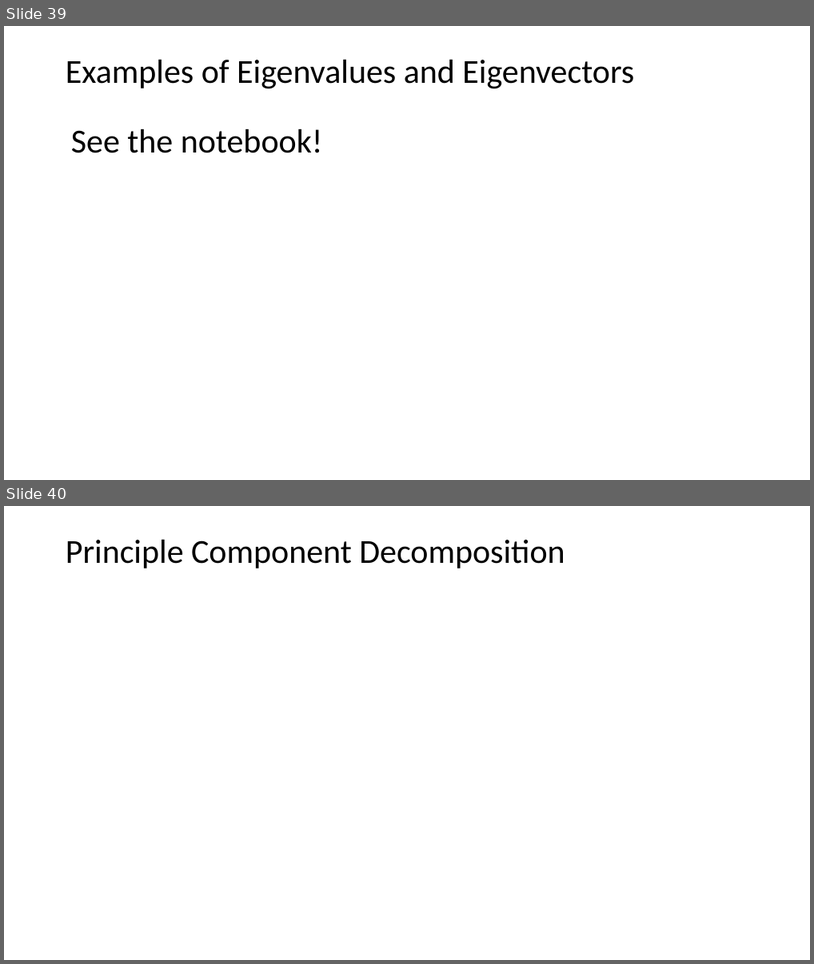
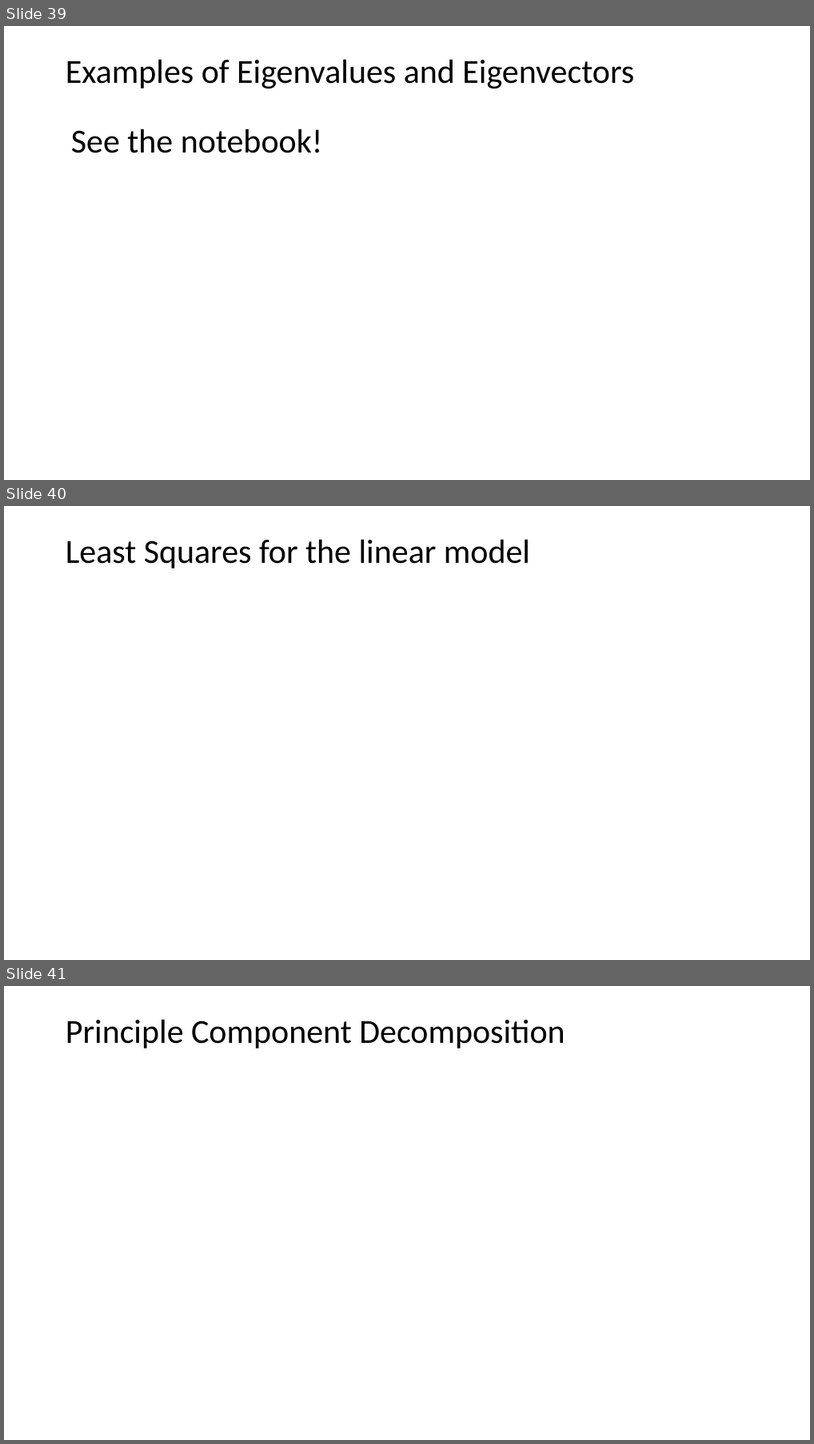
Before and after one commit to StephenElston/CSCI-E25, a slide deck: SuplementaryMaterial/ReviewOfLinearAlgebra.pptx. Shown one above the other, each under a label of ours: slides 39 and 40 before the commit, slides 39, 40 and 41 after it. The pictures are 814x964 and 814x1444 pixels, drawn with LibreOffice and Linux fonts; fonts in the diff are those of the drawing; grey boxes stand for pictures. Boxes give left, top, right and bottom in pixels: in the first picture for what was removed or moved away, otherwise in the second. Text is boxed around its words. In the diff, an @@ line names an element or a change of style, - is before the commit and + after.

```diff
--- a/SuplementaryMaterial/ReviewOfLinearAlgebra.pptx
+++ b/SuplementaryMaterial/ReviewOfLinearAlgebra.pptx
@@ slide 40 added at (x1=4, y1=506, x2=810, y2=960), background #FFFFFF @@
@@ title added at (x1=66, y1=540, x2=530, y2=568), 40 pt, text #000000 @@
+Least Squares for the linear model
@@ what was slide 40 is now slide 41 @@
```
Also in this commit, not shown: 4 other slides added.
